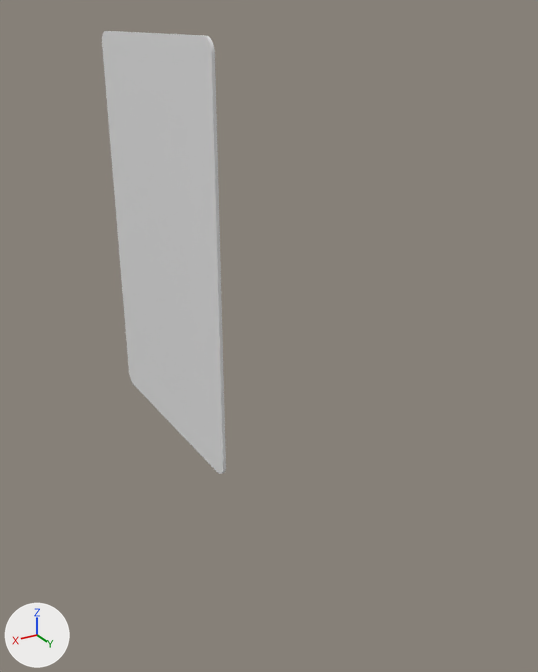
The Blender file newcard.blend: old version first, new version second.
The view is the same before and after, from a 50 mm lens placed at (2.25, 5.42, 1.73), pointed at (-0.22, 1.3, -0.33). The axes (+X, +Y, +Z) are drawn at lower left. The lights are the same throughout.
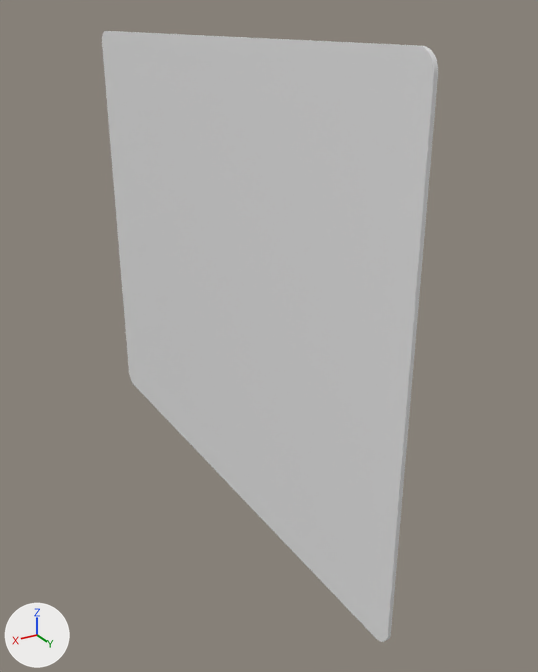
The newer file is also turned or shifted as a whole; pictures and numbers use the older file's frame.

Patch to the scene script:
```diff
--- a/newcard.blend.py
+++ b/newcard.blend.py
@@ me_plane @@
 me_plane.from_pydata(...)  # 152 vertices, 78 faces; spans x -1.61..1.61, y -1.0..1.0, z -0.01..0.01
 # used by ob_plane; location = (0.0, 0.0, 0.0); rotation_euler = (0.0, 1.571, 0.0), in degrees (0, 90, 0)
+# me_plane part 1: all 76 vertices in x -1.61..1.61, y 0.89..1.0, z -0.01..0.01 are moved by (0.0, 2.0, 0.0)
 me_plane.materials.append(mat_material_001)
```

What differs and where, as boxes (x1, y1, x2, y2) in the pictures (538 x 672 px):
'Plane', reshaped (170% wider, 38% taller)
    before: (102, 31, 226, 474)
    after: (102, 31, 438, 642)
